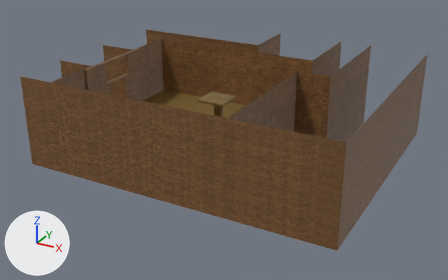
The glTF model MyProject/BaseFramework/Data/Textures/3DTexture/Map/DungenMap/Dungen2/Part2.gltf as it was, and as the next commit left it.
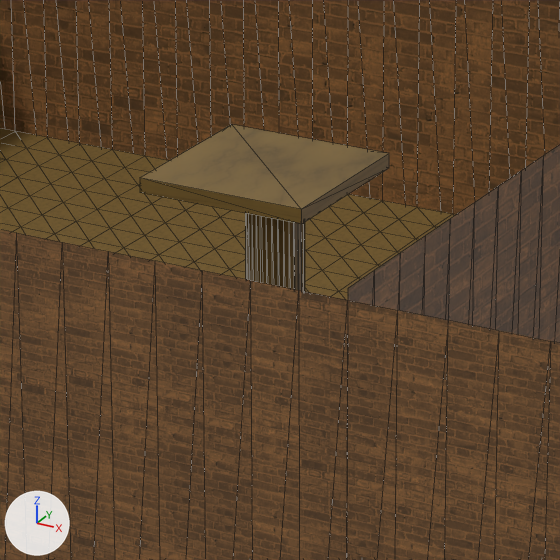
Old and new are each drawn whole from a 50 mm lens placed at (64.7, -98.6, 40.4), pointed at (22.8, -22.3, 2.3) and again close up on the part from 39% to 59% of the width and 26% to 57% of the height. The lights are fixed; the arrows at lower left show +X, +Y and +Z. The close-ups show mesh edges as thin lines. Vertices at the same position are counted once.

In view in the first close-up: 'map'.
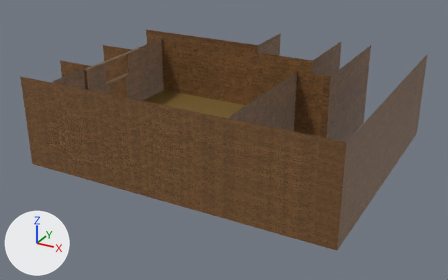
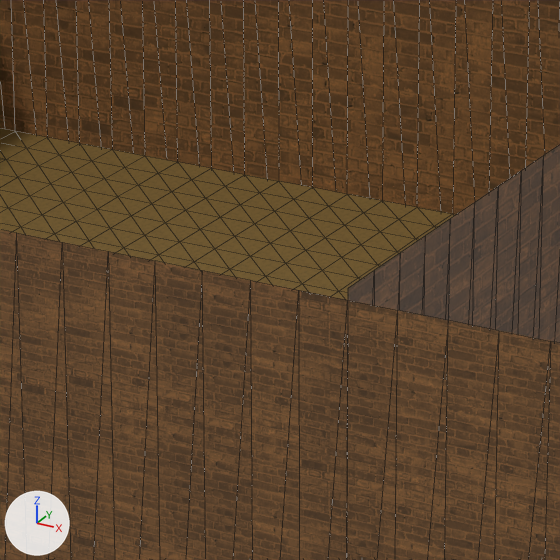
Edits to the bpy script that builds the scene:
```text
Change me_plane:
    where me_plane.from_pydata(...)  # 1729 vertices, 2728 faces; spans x -0.3..47.0, y -39.3..0.0, z 0.0..13.9
    used by ob_map; location = (0.0, 0.0, 0.0)
    me_plane part 1: the loose piece of 64 vertices spanning x 23.5..24.8, y -27.1..-25.8, z 4.3..10.4 is deleted
    me_plane part 2: the loose piece of 8 vertices spanning x 21.9..25.9, y -28.4..-24.4, z 10.2..10.6 is deleted
    remove me_plane.materials.append(mat_material)  # picture img_floorstone
```

Location of each change, [x1, y1, x2, y2] in pixels of the close-ups (560 x 560 px):
part 1 of me_plane, deleted (brown)
    before: [245, 213, 305, 291]
part 2 of me_plane, deleted (brown)
    before: [140, 125, 389, 224]
